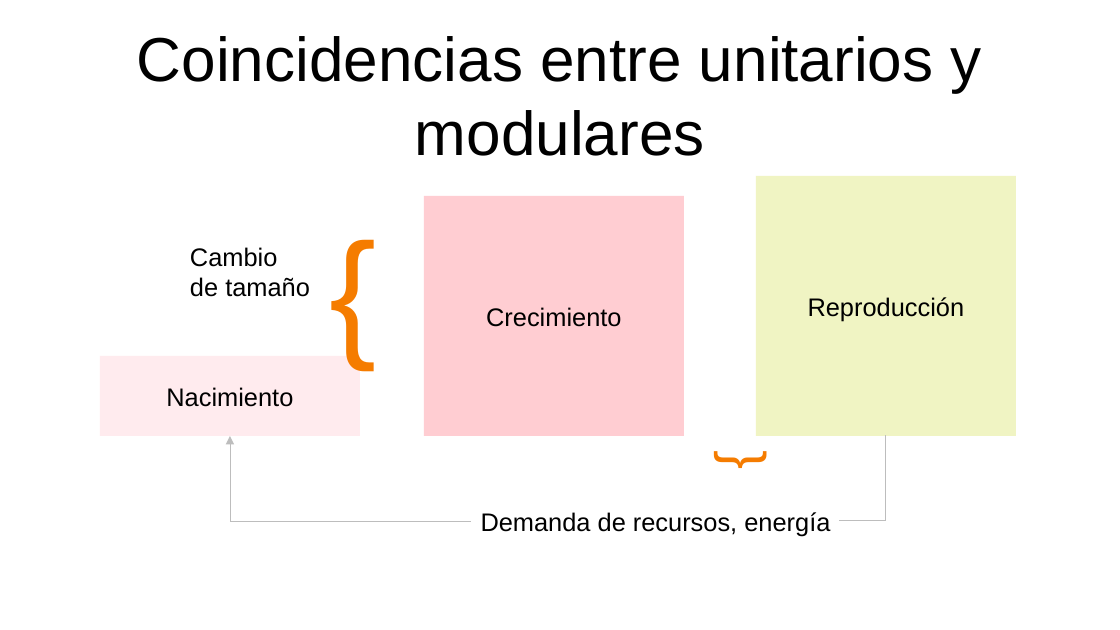
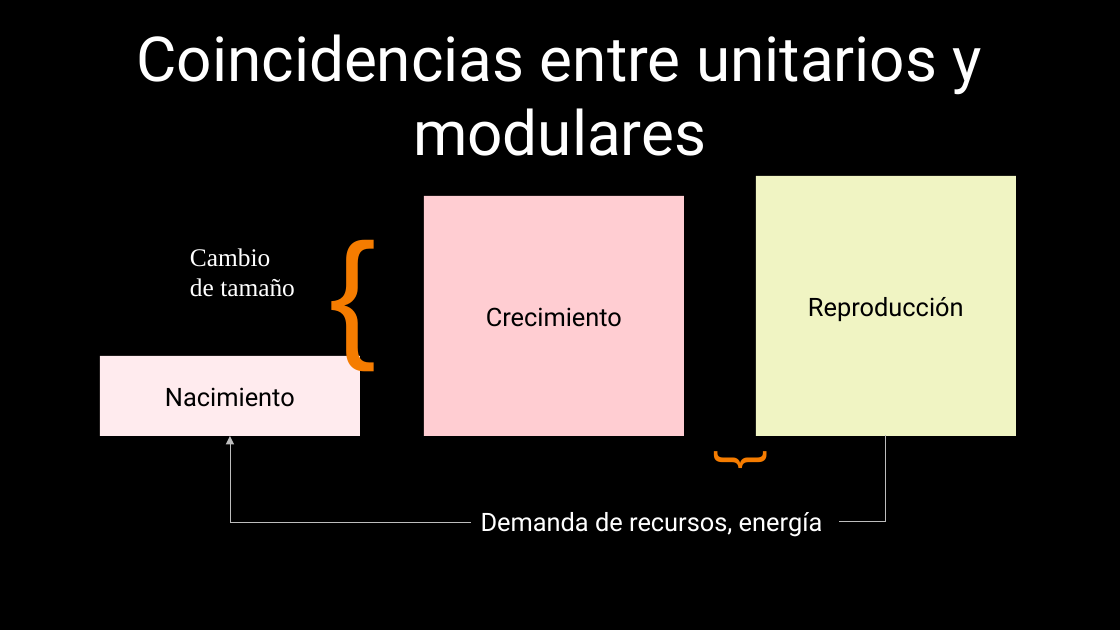
Before and after one commit to gerardommc/Ecologia-poblaciones, a slide deck: slide 6 of Unidad-1/Ciclos-vida.odp. Drawn at 1120x630 pixels with LibreOffice and Linux fonts; fonts in the diff are those of the drawing. Boxes give left, top, right and bottom in pixels: in the first picture for what was removed or moved away, otherwise in the second. Text is boxed around its words. In the diff, an @@ line names an element or a change of style, - is before the commit and + after.

```diff
--- a/Unidad-1/Ciclos-vida.odp
+++ b/Unidad-1/Ciclos-vida.odp
@@ background #FFFFFF to #000000 @@
@@ title "Coincidencias entre unitarios y modulares" at <box>136,34,982,156</box>: font Arial to Roboto, text colour #000000 to #FFFFFF @@
@@ font Arial to Roboto in 3 elements at <box>100,356,360,436</box>, <box>424,196,684,436</box>, <box>756,176,1016,436</box> @@
@@ text "Cambio" at <box>190,248,295,297</box>: font Arial to Times New Roman, text colour #000000 to #FFFFFF @@
@@ elbow arrow (471, 522) - (230, 436): route changed @@
@@ elbow line (886, 436) - (841, 522): route changed @@
@@ text "Demanda de recursos, energía" at <box>481,512,823,537</box>: font Arial to Roboto, text colour #000000 to #FFFFFF @@
```
Also in this commit, not shown: 15 other slides changed, 1 other file.
